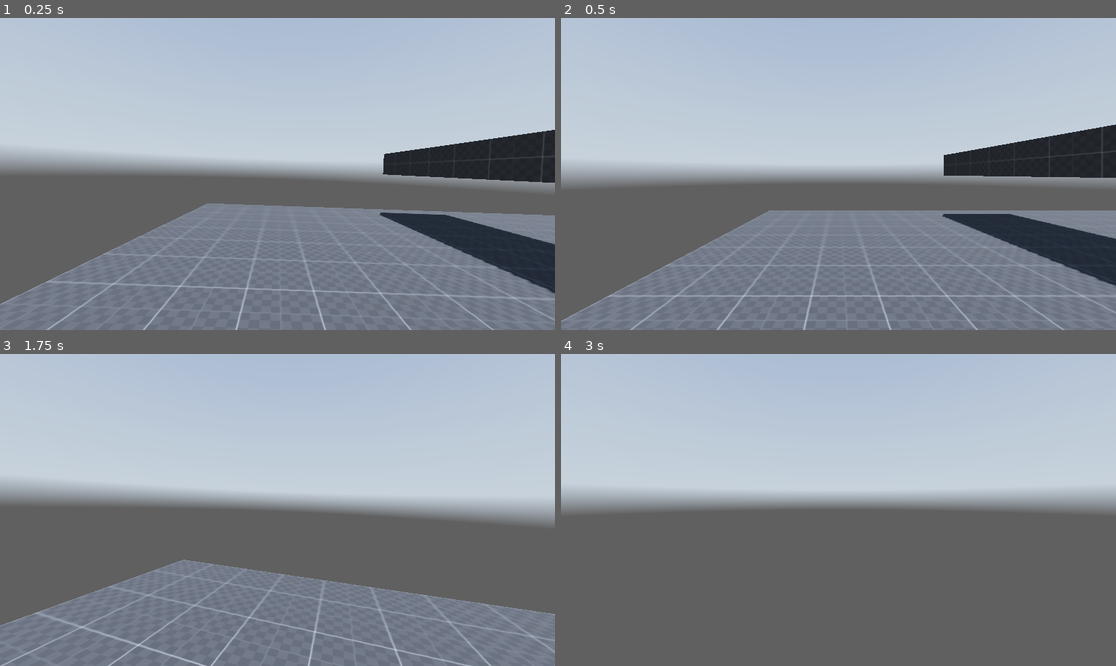
Above: before the commit, frames 1-4 (two rows, left to right).
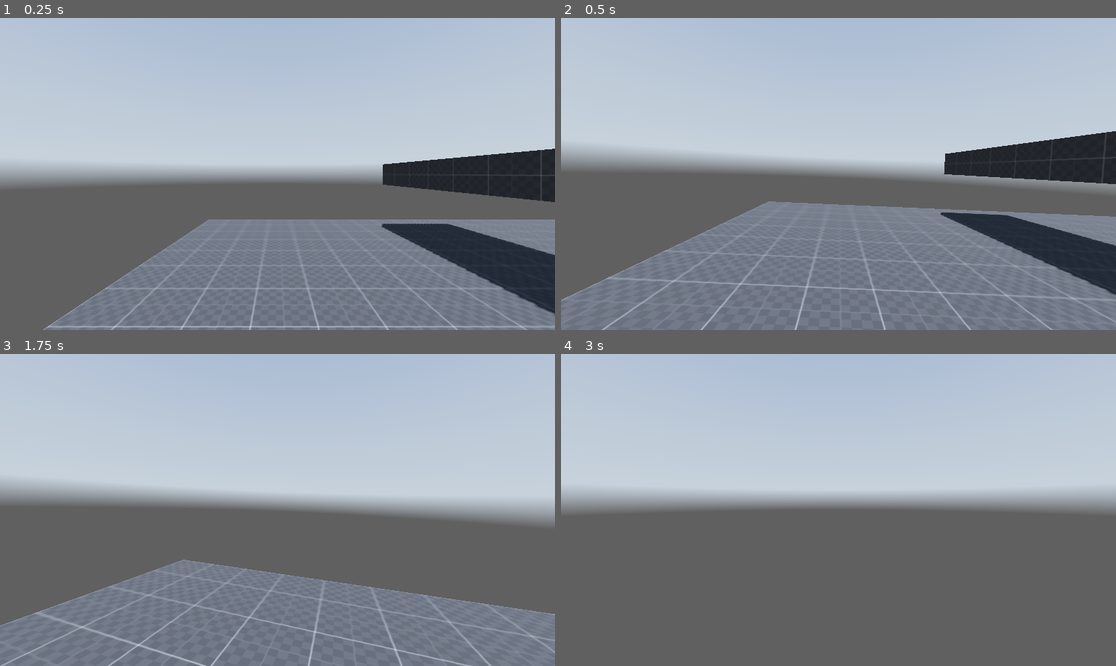
Above: after the commit, the same moments.

Repository: binary-soup/GMTK_2024
Game: Godot game, scene res://main.tscn
Same seed, same stepped clock (60 frames per second), same inputs: the game is played once before the commit and once after it. A sky picture missing from this copy of the repository is replaced by a grey-blue gradient.
Inputs (mouse positions are in pixels of both pictures, inside the frame that each line leads up to):
- Up to frame 1 (0.25 s): no input
- Up to frame 2 (0.5 s): no input
- Up to frame 3 (1.75 s): move the mouse to (305, 510) at 0.52 s; hold W (forward) from 0.53 s (still down); tap Space (jump) at 0.6, 0.77, 1.07, 1.52, 1.55 s; move the mouse to (249, 510) at 1.27 s; tap Ctrl (crouch) at 1.35 s
- Up to frame 4 (3 s): keep holding W (forward); tap Space (jump) at 1.82, 2.3, 2.85 s; move the mouse to (849, 503) at 2.02 s; hold Shift (sprint) 2.03-2.78 s; tap Enter at 2.75 s; move the mouse to (832, 516) at 2.77 s

The runs differ from the first frame. In frame 1, 17% of the frame differs, in the area x 0-100%, y 35-100%; in frame 2, 11%; in frame 3, less than 0.1%; in frame 4, nothing differs.

Commit message:
add sound effects for player movement

Diff:
--- /dev/null
+++ b/default_bus_layout.tres
@@ -0,0 +1,9 @@
+[gd_resource type="AudioBusLayout" format=3 uid="uid://j21rbp2xk23h"]
+
+[resource]
+bus/1/name = &"SoundFX"
+bus/1/solo = false
+bus/1/mute = false
+bus/1/bypass_fx = false
+bus/1/volume_db = 0.0694828
+bus/1/send = &"Master"
--- a/main.tscn
+++ b/main.tscn
@@ -49,7 +49,7 @@
 material = SubResource("StandardMaterial3D_2nu0a")
 
 [node name="Player" parent="." instance=ExtResource("3_2dduu")]
-transform = Transform3D(1, 0, 0, 0, 1, 0, 0, 0, 1, -6.60098, 0, 0)
+transform = Transform3D(1, 0, 0, 0, 1, 0, 0, 0, 1, -6.60098, 0.739045, 0)
 
 [node name="PauseMenu" type="Node" parent="."]
 process_mode = 3
--- /dev/null
+++ b/scenes/multi_sound.gd
@@ -0,0 +1,23 @@
+extends AudioStreamPlayer
+class_name MultiSound
+
+var data : Array
+var bag : Array
+
+
+func set_sounds(sounds: Array) -> void:
+	data = sounds.duplicate()
+	bag = sounds.duplicate()
+
+
+func play_rand() -> void:
+	var index := randi() % bag.size()
+
+	var s : AudioStream = bag[index]
+	bag.remove_at(index)
+
+	if bag.is_empty():
+		bag = data.duplicate()
+
+	stream = s
+	play()
--- /dev/null
+++ b/scenes/multi_sound.tscn
@@ -0,0 +1,11 @@
+[gd_scene load_steps=3 format=3 uid="uid://bibdg0s3exd2i"]
+
+[ext_resource type="AudioStream" uid="uid://dpn8ttkcu8nrp" path="res://assets/sfx/step_1.wav" id="1_bi0cg"]
+[ext_resource type="Script" path="res://scenes/multi_sound.gd" id="2_sihw0"]
+
+[node name="MutilSound" type="AudioStreamPlayer"]
+stream = ExtResource("1_bi0cg")
+volume_db = -5.0
+max_polyphony = 3
+bus = &"SoundFX"
+script = ExtResource("2_sihw0")
--- a/scenes/player.gd
+++ b/scenes/player.gd
@@ -11,6 +11,10 @@
 @onready var eyes_anim: AnimationPlayer = $Neck/Head/Eyes/AnimationPlayer
 @onready var slide_timer: Timer = $SlideTimer
 
+# sfx
+@onready var slide_sfx: AudioStreamPlayer = $SoundFX/SlideSFX
+@onready var step_sfx: AudioStreamPlayer = $SoundFX/StepSFX
+
 # look constants
 @export var MOUSE_SENS := 0.005
 
@@ -49,12 +53,22 @@
 var head_bob_vec := Vector2()
 var head_bob_index := 0.0
 var head_bob_curr_intensity := 0.0
+var foot_step_last_sign := 1.0
 
 # move states
 enum MOVE_STATE {
 	WALK, SPRINT, CROUCH, SLIDE
 }
 var move_state := MOVE_STATE.WALK
+
+
+func _ready() -> void:
+	step_sfx.set_sounds([
+		preload("res://assets/sfx/step_1.wav"),
+		preload("res://assets/sfx/step_2.wav"),
+		preload("res://assets/sfx/step_3.wav"),
+		preload("res://assets/sfx/step_4.wav"),
+	])
 
 
 func _input(event: InputEvent) -> void:
@@ -132,6 +146,11 @@
 	eyes.position.y = lerp(eyes.position.y, head_bob_vec.y * (head_bob_curr_intensity/2.0), delta * HEAD_BOB_LERP)
 	eyes.position.x = lerp(eyes.position.x, head_bob_vec.x * head_bob_curr_intensity, delta * HEAD_BOB_LERP)
 
+	var s : float = sign(cos(head_bob_index/2.0)/2.0)
+	if s != foot_step_last_sign:
+		foot_step_last_sign = s
+		step_sfx.play_rand()
+
 
 func _handle_slide_looking(delta: float) -> void:
 	if move_state == MOVE_STATE.SLIDE:
@@ -145,6 +164,7 @@
 	move_state = MOVE_STATE.SLIDE
 	slide_dir = _get_input_dir()
 	slide_timer.start()
+	slide_sfx.play()
 
 
 func _handle_crouching_height(delta: float) -> void:
--- a/scenes/player.tscn
+++ b/scenes/player.tscn
@@ -1,6 +1,10 @@
-[gd_scene load_steps=8 format=3 uid="uid://cea8sd3tqu26"]
+[gd_scene load_steps=12 format=3 uid="uid://cea8sd3tqu26"]
 
 [ext_resource type="Script" path="res://scenes/player.gd" id="1_rhk6v"]
+[ext_resource type="AudioStream" uid="uid://b14dfvvbwwrio" path="res://assets/sfx/jump.wav" id="2_5rqcx"]
+[ext_resource type="AudioStream" uid="uid://c4rdyysxyd0f8" path="res://assets/sfx/land.wav" id="3_gftlr"]
+[ext_resource type="AudioStream" uid="uid://d4d1u4diepj3w" path="res://assets/sfx/slide.mp3" id="4_5tjws"]
+[ext_resource type="PackedScene" uid="uid://bibdg0s3exd2i" path="res://scenes/multi_sound.tscn" id="5_ytuv2"]
 
 [sub_resource type="CapsuleShape3D" id="CapsuleShape3D_e8hh8"]
 
@@ -37,6 +41,20 @@
 "update": 0,
 "values": [Vector3(0, 0, 0), Vector3(-0.0349066, 0, -0.0174533), Vector3(0, 0, 0)]
 }
+tracks/1/type = "method"
+tracks/1/imported = false
+tracks/1/enabled = true
+tracks/1/path = NodePath("SoundFX/JumpSFX")
+tracks/1/interp = 1
+tracks/1/loop_wrap = true
+tracks/1/keys = {
+"times": PackedFloat32Array(0.1),
+"transitions": PackedFloat32Array(1),
+"values": [{
+"args": [0.0],
+"method": &"play"
+}]
+}
 
 [sub_resource type="Animation" id="Animation_wv1hq"]
 resource_name = "land"
@@ -52,6 +70,20 @@
 "transitions": PackedFloat32Array(1, 1, 1),
 "update": 0,
 "values": [Vector3(0, 0, 0), Vector3(-0.0349066, 0, 0.0523599), Vector3(0, 0, 0)]
+}
+tracks/1/type = "method"
+tracks/1/imported = false
+tracks/1/enabled = true
+tracks/1/path = NodePath("SoundFX/LandSFX")
+tracks/1/interp = 1
+tracks/1/loop_wrap = true
+tracks/1/keys = {
+"times": PackedFloat32Array(0.1),
+"transitions": PackedFloat32Array(1),
+"values": [{
+"args": [0.0],
+"method": &"play"
+}]
 }
 
 [sub_resource type="AnimationLibrary" id="AnimationLibrary_bq30g"]
@@ -95,4 +127,22 @@
 wait_time = 0.6
 one_shot = true
 
+[node name="SoundFX" type="Node" parent="."]
+
+[node name="LandSFX" type="AudioStreamPlayer" parent="SoundFX"]
+stream = ExtResource("3_gftlr")
+volume_db = -8.0
+bus = &"SoundFX"
+
+[node name="JumpSFX" type="AudioStreamPlayer" parent="SoundFX"]
+stream = ExtResource("2_5rqcx")
+bus = &"SoundFX"
+
+[node name="SlideSFX" type="AudioStreamPlayer" parent="SoundFX"]
+stream = ExtResource("4_5tjws")
+volume_db = -12.0
+bus = &"SoundFX"
+
+[node name="StepSFX" parent="SoundFX" instance=ExtResource("5_ytuv2")]
+
 [connection signal="timeout" from="SlideTimer" to="." method="_on_slide_timer_timeout"]
Not shown, added: assets/sfx/jump.wav.import
Not shown, added: assets/sfx/land.wav.import
Not shown, added: assets/sfx/slide.mp3.import
Not shown, added: assets/sfx/step_1.wav.import
Not shown, added: assets/sfx/step_2.wav.import
Not shown, added: assets/sfx/step_3.wav.import
Not shown, added: assets/sfx/step_4.wav.import
Not shown, added: assets/sfx/jump.wav
Not shown, added: assets/sfx/land.wav
Not shown, added: assets/sfx/slide.mp3
Not shown, added: assets/sfx/step_1.wav
Not shown, added: assets/sfx/step_2.wav
(and 2 more such lines)
